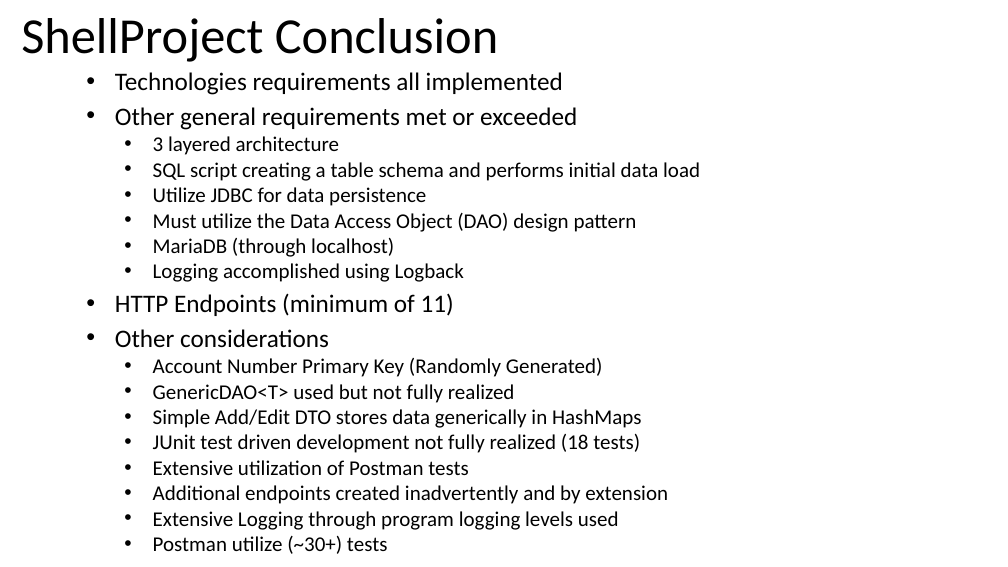
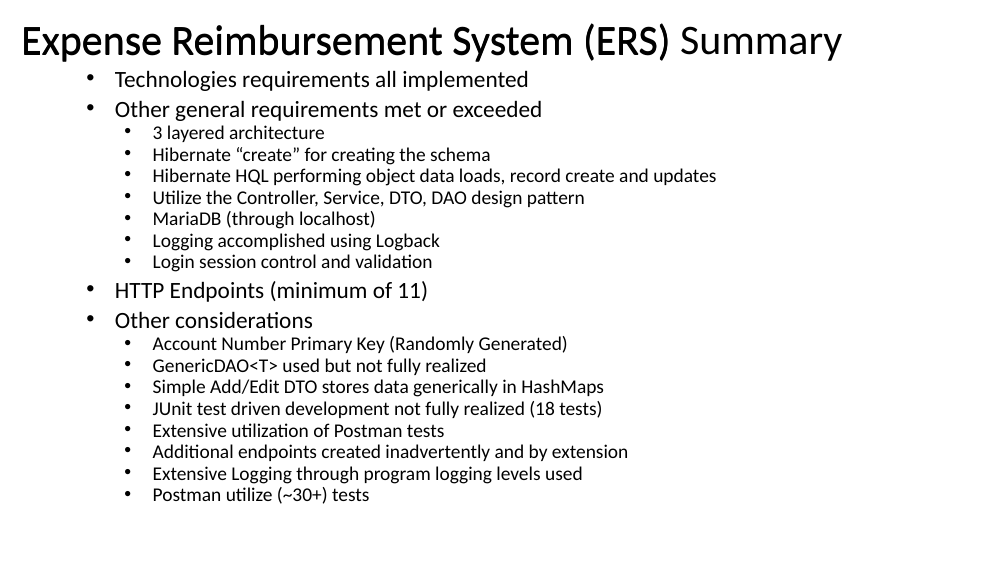
Before and after one commit to tlw8253/Expense-Reimbursement-System, a slide deck: slide 5 of docs/ERS.pptx. Drawn at 1008x567 pixels with LibreOffice and Linux fonts; fonts in the diff are those of the drawing. Boxes give left, top, right and bottom in pixels: in the first picture for what was removed or moved away, otherwise in the second. Text is boxed around its words. In the diff, an @@ line names an element or a change of style, - is before the commit and + after.

```diff
--- a/docs/ERS.pptx
+++ b/docs/ERS.pptx
@@ text at (21,23,670,62): text changed; size 48 to 40 pt @@
-ShellProject Conclusion
+Expense Reimbursement System (ERS)
@@ title added at (680,26,842,61), 40 pt, text #000000 @@
+Expense Reimbursement System (ERS) Summary
@@ subtitle at (115,70,628,504): size 24 to 22.2 pt in "Technologies requirements all implemented", "Other general requirements met or exceeded", "HTTP Endpoints (minimum of 11)", "Other considerations"; size 20 to 18.5 pt in "3 layered architecture", "MariaDB (through localhost)", "Logging accomplished using Logback", "Account Number Primary Key (Randomly Generated)" and 7 more places; line spacing 0.8 to 0.7 @@
@@ subtitle at (153,147,716,208): text changed; size 20 to 18.5 pt @@
-  • SQL script creating a table schema and performs initial data load
-  • Utilize JDBC for data persistence
-  • Must utilize the Data Access Object (DAO) design pattern
+  • Hibernate “create” for creating the schema
+  • Hibernate HQL performing object data loads, record create and updates
+  • Utilize the Controller, Service, DTO, DAO design pattern
@@ subtitle at (153,254,432,272): paragraph added @@
+  • Login session control and validation
```
Also in this commit, not shown: 2 other slides changed, 7 other files.
